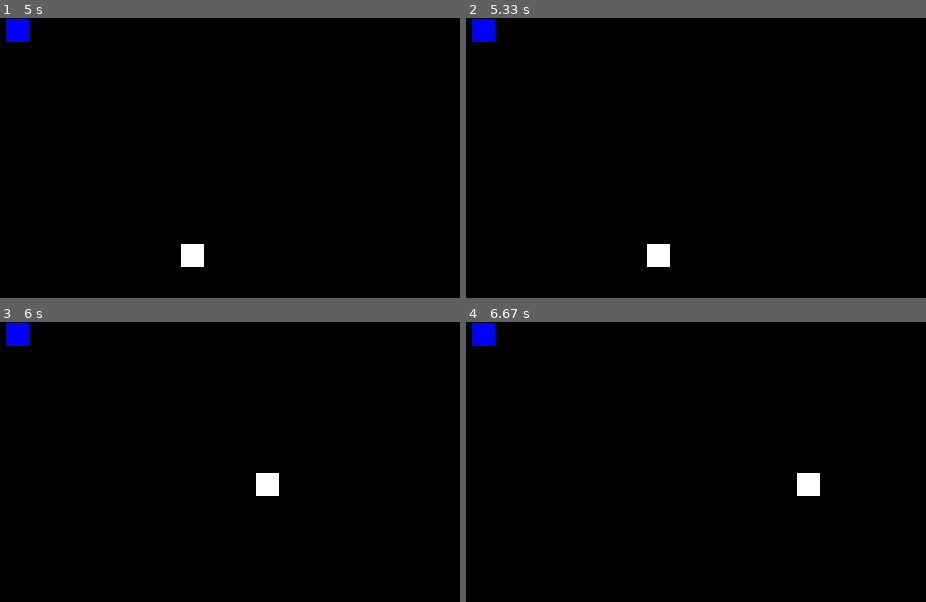
Above: before the commit, frames 1-4 (two rows, left to right).
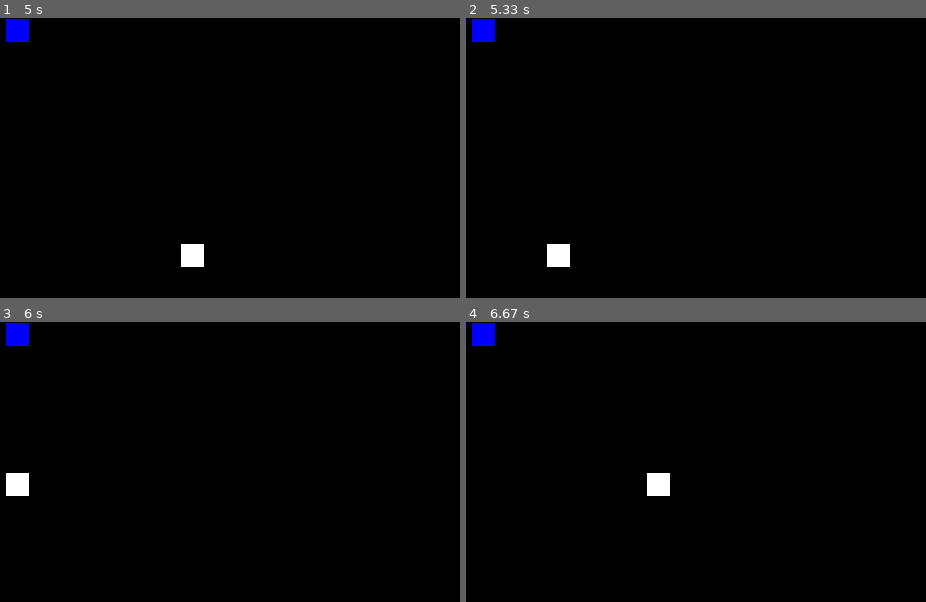
Above: after the commit, the same moments.

Repository: kashifcap/games-pygame
Game: pygame game, started from snake-game/snake.py
The game is run twice, just before and just after one commit, with the same random seed, the same clock (stepped at 60 frames per second) and the same inputs.
Inputs:
- Up to frame 1 (5 s): hold Right 0.33-0.8 s; hold Up 0.83-1.3 s; hold Right 1.33-1.8 s; hold Down 2.4-2.7 s; hold Left 2.73-3.13 s; hold Up 3.17-3.53 s; hold Right 3.57-4.2 s; hold Down 4.23-4.6 s; hold Left from 4.63 s (still down)
- Up to frame 2 (5.33 s): release Left at 5.1 s; hold Right from 5.13 s (still down)
- Up to frame 3 (6 s): release Right at 5.6 s; hold Up 5.63-5.93 s; hold Right from 5.97 s (still down)
- Up to frame 4 (6.67 s): release Right at 6.43 s; hold Left from 6.47 s (still down)

Frame 1 is identical in both runs. In frame 2, 0.8% of the frame differs, in the area x 17-45%, y 80-89%; in frame 3, 0.8%; in frame 4, 0.8%.

Commit message:
fixed some bugs

Diff:
--- a/snake-game/snake.py
+++ b/snake-game/snake.py
@@ -35,22 +35,22 @@
             keys = pygame.key.get_pressed()
 
             for key in keys:
-                if keys[pygame.K_LEFT]:
+                if keys[pygame.K_LEFT] and self.dirx != 1:
                     self.dirx = -1
                     self.diry = 0
                     self.turns[self.head.pos[:]] = [self.dirx, self.diry]
 
-                elif keys[pygame.K_RIGHT]:
+                elif keys[pygame.K_RIGHT] and self.dirx != -1:
                     self.dirx = 1
                     self.diry = 0
                     self.turns[self.head.pos[:]] = [self.dirx, self.diry]
 
-                elif keys[pygame.K_UP]:
+                elif keys[pygame.K_UP] and self.diry != 1:
                     self.dirx = 0
                     self.diry = -1
                     self.turns[self.head.pos[:]] = [self.dirx, self.diry]
 
-                elif keys[pygame.K_DOWN]:
+                elif keys[pygame.K_DOWN] and self.diry != -1:
                     self.dirx = 0
                     self.diry = 1
                     self.turns[self.head.pos[:]] = [self.dirx, self.diry]
